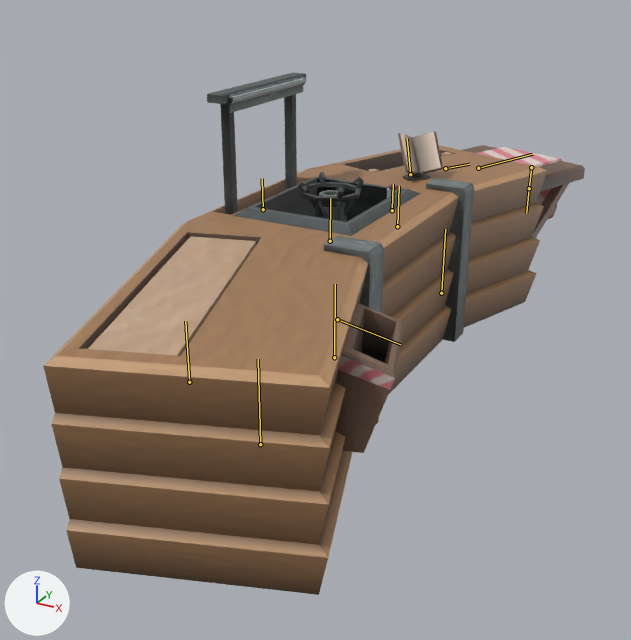
Renders of the Blender file Blender/B_CookingStation.blend from each side of a commit.
The view is the same before and after, from a 50 mm camera at (4.59, -8.86, 4.9) aimed at (0.14, -0.75, 0.84). The lights are fixed; the arrows at lower left show +X, +Y and +Z. The first picture is the older version. The bones that change, and the others that lie on the model, are drawn over the model as lines.

Objects in the first picture: 'CookingStationMesh'.
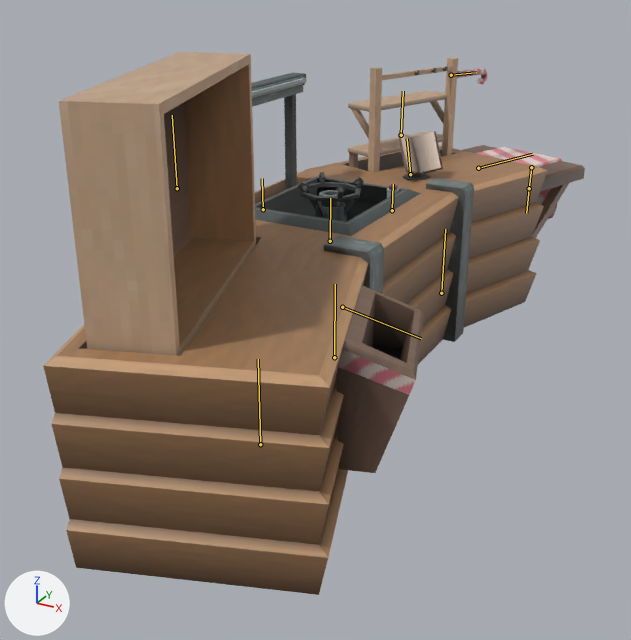
The newer file adds an action. The first version stands in its rest pose; the second is drawn at frame 3 of the action 'TrashCanUse'.

Changed parts and their boxes [x1, y1, x2, y2] in the pictures (631 x 640 px):
'CookingStationMesh', posed
    before: [43, 73, 585, 595]
    after: [43, 52, 585, 595]
bone 'Shelf', root to tip
    before: (397, 226) to (399, 186)
    after: (401, 135) to (403, 91)
bone 'Inventory', root to tip
    before: (189, 382) to (185, 321)
    after: (177, 188) to (172, 115)
bone 'Trashcan', root to tip
    before: (337, 319) to (400, 344)
    after: (342, 307) to (421, 338)

The change, as a list of edits to the scene's bpy script:
```text
Change bone_shelf:
    where bone_shelf = bpy.data.objects['CookingStationRig'].pose.bones['Shelf']  # child of 'Left'
    bone_shelf.location: (0.0, 0.0, 0.0) -> (0.0, 1.33, 0.0)
Change bone_inventory:
    where bone_inventory = bpy.data.objects['CookingStationRig'].pose.bones['Inventory']  # child of 'Right'
    bone_inventory.location: (0.0, 0.0, 0.0) -> (0.0, 1.89, 0.0)
Change bone_trashcan:
    where bone_trashcan = bpy.data.objects['CookingStationRig'].pose.bones['Trashcan']  # child of 'Right'
    bone_trashcan.location: (0.0, 0.0, 0.0) -> (0.0, 0.0, 0.13)
    bone_trashcan.scale: (1.0, 1.0, 1.0) -> (1.24, 1.24, 1.24)
```
